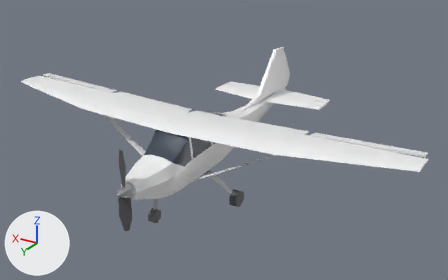
The glTF model public/aircraft/cessna-172/Cessna_172_LOD1.glb as it was, and as the next commit left it.
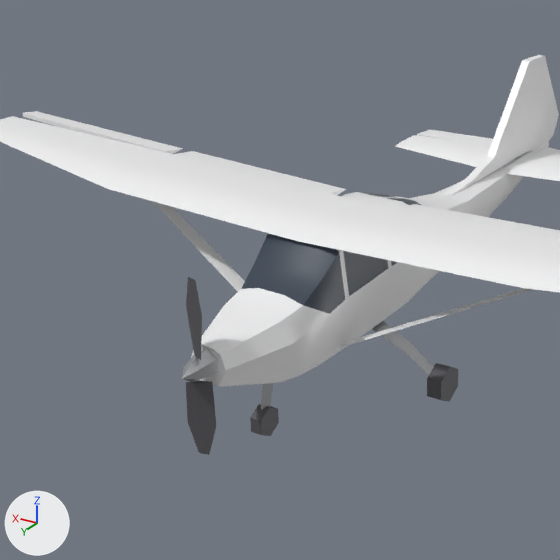
Old and new are each drawn whole from a 50 mm lens placed at (-7.82, 11.24, 7.45), pointed at (-0.16, -1.53, 1.06) and again close up on the part from 7% to 65% of the width and 8% to 100% of the height. Arrows for +X, +Y and +Z are at lower left; the lights stay in place. The first two pictures are the older version. Where no turn or scale is listed for an object, it has been applied to the vertices.

Script lines for the objects in view, before the commit:
```python
me_horizontaltail_left = bpy.data.meshes.new('HorizontalTail_Left')
me_horizontaltail_left.from_pydata(...)  # 21 vertices, 33 faces; spans x -1.71..-0.1, y -4.67..-3.9, z 1.32..1.44
me_horizontaltail_left.materials.append(mat_c172_paint)  # white #f3f3f5
me_propeller = bpy.data.meshes.new('Propeller')
me_propeller.from_pydata(...)  # 24 vertices, 36 faces; spans x -0.14..0.14, y -0.07..0.07, z -0.97..0.96
me_propeller.materials.append(mat_c172_dark)  # dark grey #555559
me_strut_right = bpy.data.meshes.new('Strut_Right')
me_strut_right.from_pydata(...)  # 8 vertices, 12 faces; spans x 0.4..2.93, y -0.15..0.53, z 0.8..2.01
me_strut_right.materials.append(mat_c172_paint)  # white #f3f3f5
ob_horizontaltail_left = bpy.data.objects.new('HorizontalTail_Left', me_horizontaltail_left)
ob_horizontaltail_left.location = (0.0, 0.0, 0.0)
ob_propeller = bpy.data.objects.new('Propeller', me_propeller)
ob_propeller.location = (0.0, 2.32, 1.25)
ob_strut_right = bpy.data.objects.new('Strut_Right', me_strut_right)
ob_strut_right.location = (0.0, 0.0, 0.0)
# also in view: 'Wing_Left' at (-2.75, -0.03, 2.05); 'Rudder' at (0.0, -5.18, 2.02); 'Spinner' at (0.0, 2.37, 1.25); 'Strut_Left' at (-1.66, 0.19, 1.4); 'Flap_Right' at (1.61, -0.83, 2.02)
```
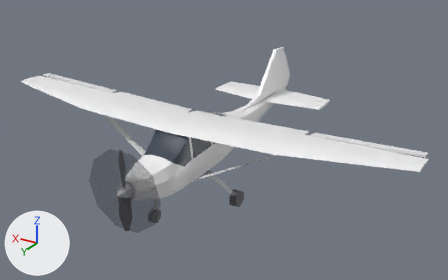
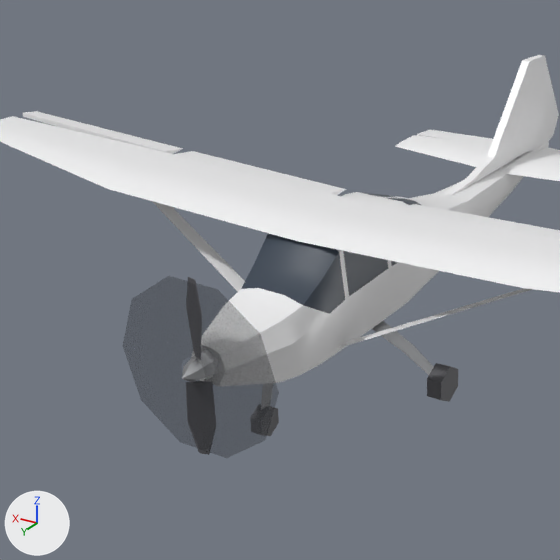
Commit message: Sweep the propeller disc from the blade at build time

Boxes [x1, y1, x2, y2] around the edits, measured in the close-ups (560 x 560 px):
'Propeller_Disc', added: after [123, 276, 279, 458]

The change in detail:
Material 'C172_PropDisc' (mat_c172_propdisc) is new.
Its base color is (0.05, 0.055, 0.065) (dark grey #3f4248).
Its roughness is 0.55.
Its alpha is 0.3.
Mesh me_propeller_disc is new.
It has 60 vertices, 100 faces and spans x -0.96..0.96, y 2.25..2.39, z 0.33..2.17.
It uses material mat_c172_propdisc (dark grey #3f4248).
Object 'Propeller_Disc' (ob_propeller_disc) is new; it shows me_propeller_disc.
Its location is (0.0, 0.0, 0.0).
